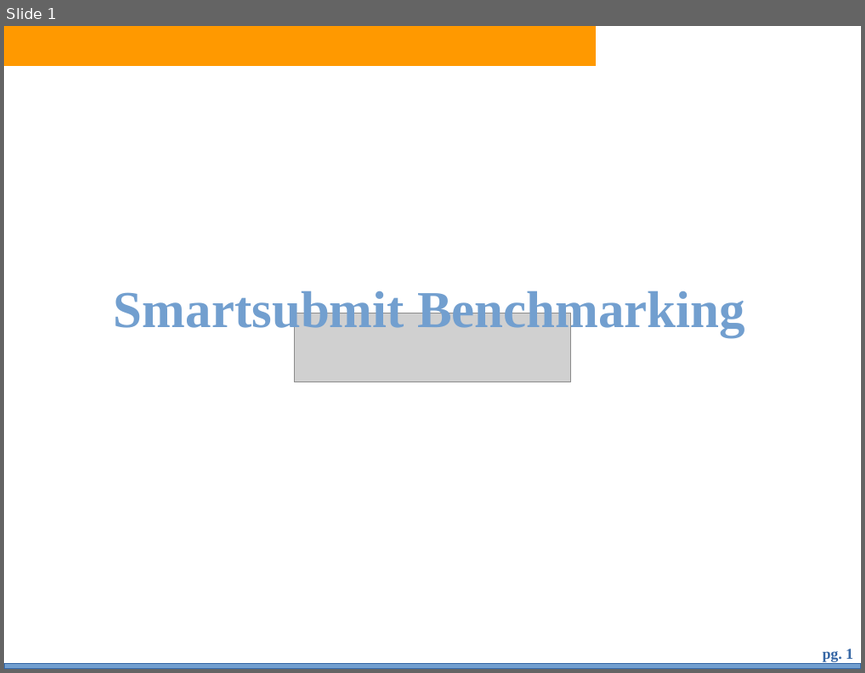
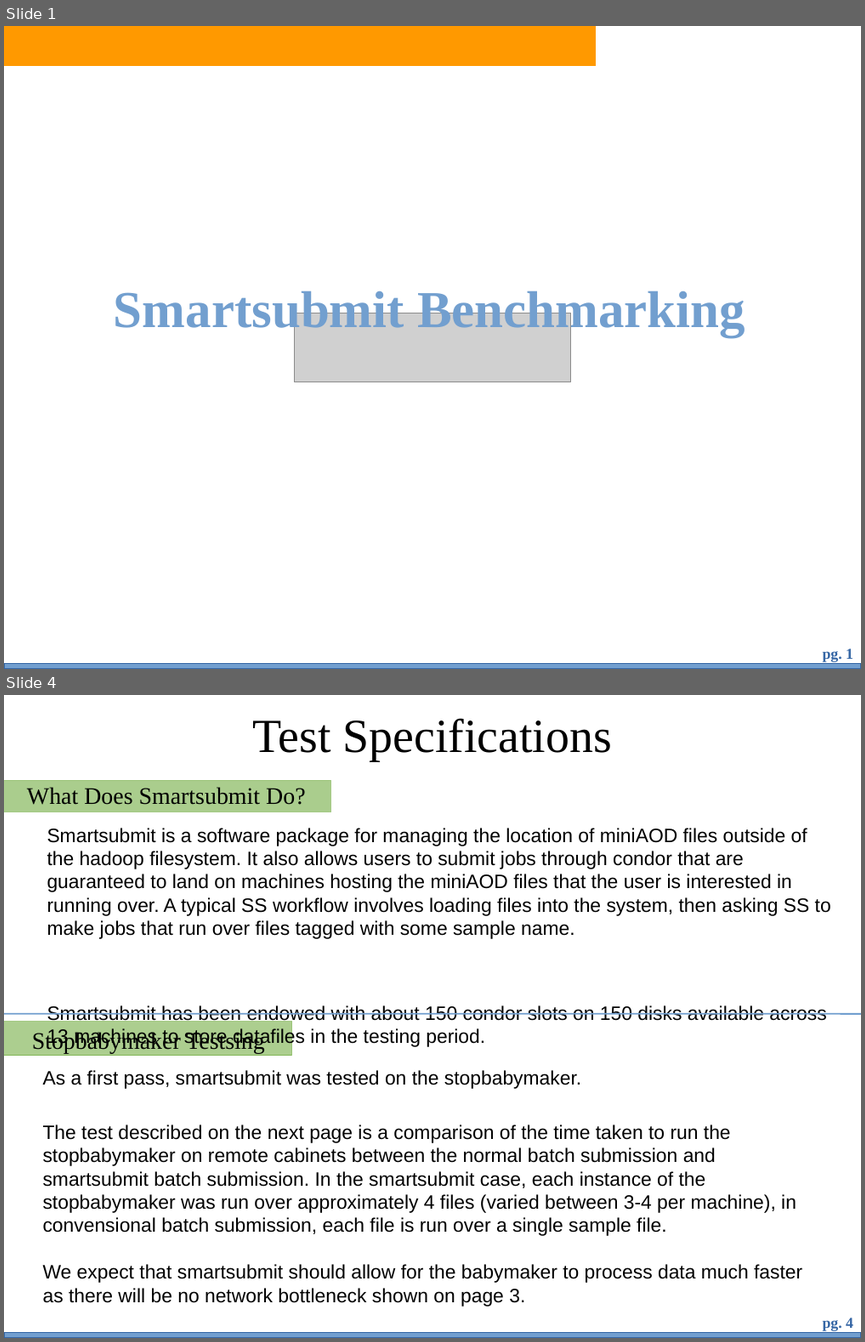
Before and after one commit to bth5032/smartsubmit, a slide deck: Presentations/benchmarking/bench.odp. Shown one above the other, each under a label of ours: slide 1 before the commit, slides 1 and 4 after it; the slides between them are not shown. The pictures are 865x673 and 865x1342 pixels, drawn with LibreOffice and Linux fonts; fonts in the diff are those of the drawing; grey boxes stand for pictures; background and template pictures are left out. Boxes give left, top, right and bottom in pixels: in the first picture for what was removed or moved away, otherwise in the second. Text is boxed around its words. In the diff, an @@ line names an element or a change of style, - is before the commit and + after.

Commit message:
first complete revision of the benchmarking slides

```diff
--- a/Presentations/benchmarking/bench.odp
+++ b/Presentations/benchmarking/bench.odp
@@ slide 4 added at [4, 695, 861, 1338], background #FFFFFF; not listed: 2 template elements that a slide beside it also shows @@
@@ title added at [252, 718, 611, 760], 44 pt, text #000000 @@
+Test Specifications
@@ rectangle added at [4, 781, 330, 811], fill #579D1C at 50% opacity, outline #579D1C 0 pt @@
@@ text added at [27, 787, 305, 805], 22 pt, text #000000 @@
+What Does Smartsubmit Do?
@@ text added at [47, 828, 831, 1048], 18 pt, text #000000 @@
+Smartsubmit is a software package for managing the location of miniAOD files outside of the hadoop filesystem. It also allows users to submit jobs through condor that are guaranteed to land on machines hosting the miniAOD files that the user is interested in running over. A typical SS workflow involves loading files into the system, then asking SS to make jobs that run over files tagged with some sample name.
+Smartsubmit has been endowed with about 150 condor slots on 150 disks available across 13 machines to store datafiles in the testing period.
@@ rectangle added at [4, 1021, 291, 1055], fill #579D1C at 49% opacity, outline #579D1C 0 pt @@
@@ line added from (4, 1014) to (861, 1014), #729FCF 1.5 pt @@
@@ text added at [32, 1030, 265, 1053], 22 pt, text #000000 @@
+Stopbabymaker Testsing
@@ text added at [43, 1070, 802, 1306], 18 pt, text #000000 @@
+As a first pass, smartsubmit was tested on the stopbabymaker.
+The test described on the next page is a comparison of the time taken to run the stopbabymaker on remote cabinets between the normal batch submission and smartsubmit batch submission. In the smartsubmit case, each instance of the stopbabymaker was run over approximately 4 files (varied between 3-4 per machine), in convensional batch submission, each file is run over a single sample file.
+We expect that smartsubmit should allow for the babymaker to process data much faster as there will be no network bottleneck shown on page 3.
```
Also in this commit, not shown: 8 slides changed, 1 other slide added, 1 slide removed, 2 other files.
